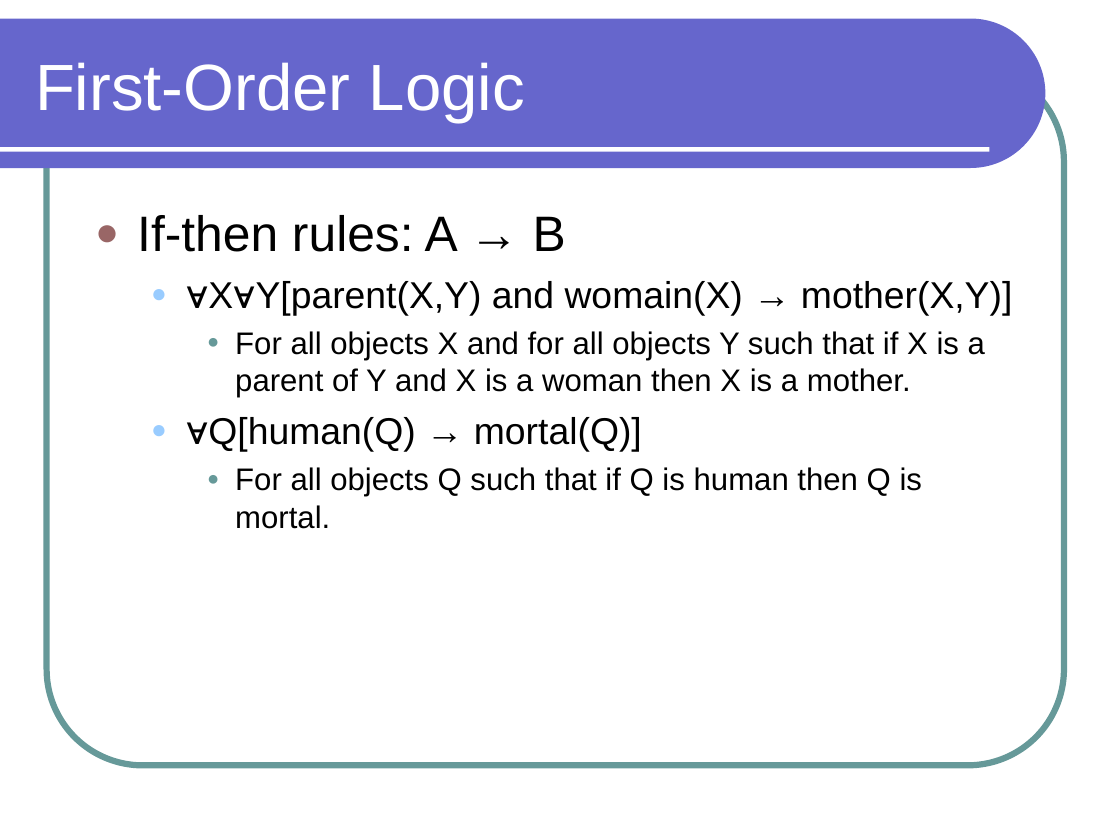
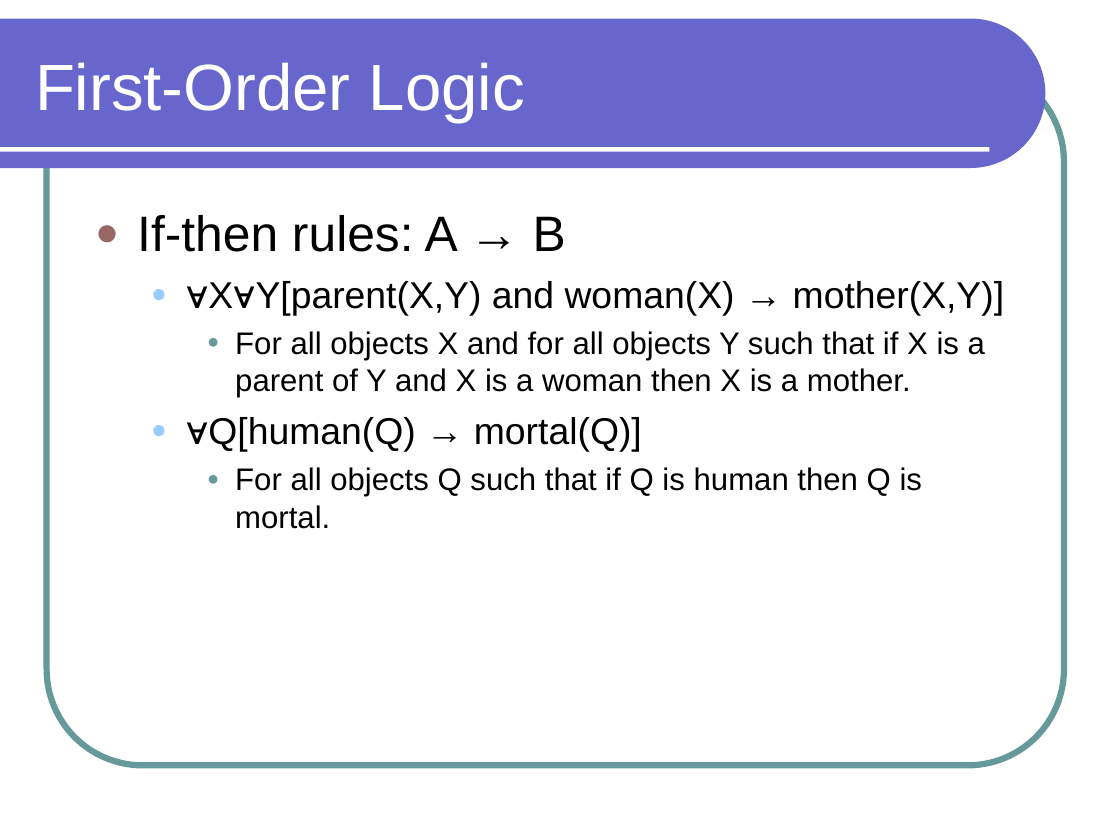
Before and after one commit to lutzhamel/CSC301, a slide deck: slide 8 of notes/csc301-ln020.ppt. Drawn at 1120x840 pixels with LibreOffice and Linux fonts; fonts in the diff are those of the drawing. Boxes give left, top, right and bottom in pixels: in the first picture for what was removed or moved away, otherwise in the second. Text is boxed around its words. In the diff, an @@ line names an element or a change of style, - is before the commit and + after.

```diff
--- a/notes/csc301-ln020.ppt
+++ b/notes/csc301-ln020.ppt
@@ text at (208,281,1004,315): text changed @@
-  ● ∀X∀Y[parent(X,Y) and womain(X) → mother(X,Y)]
+  ● ∀X∀Y[parent(X,Y) and woman(X) → mother(X,Y)]
```
Also in this commit, not shown: 5 other slides changed, 1 slide added, 1 other file.
